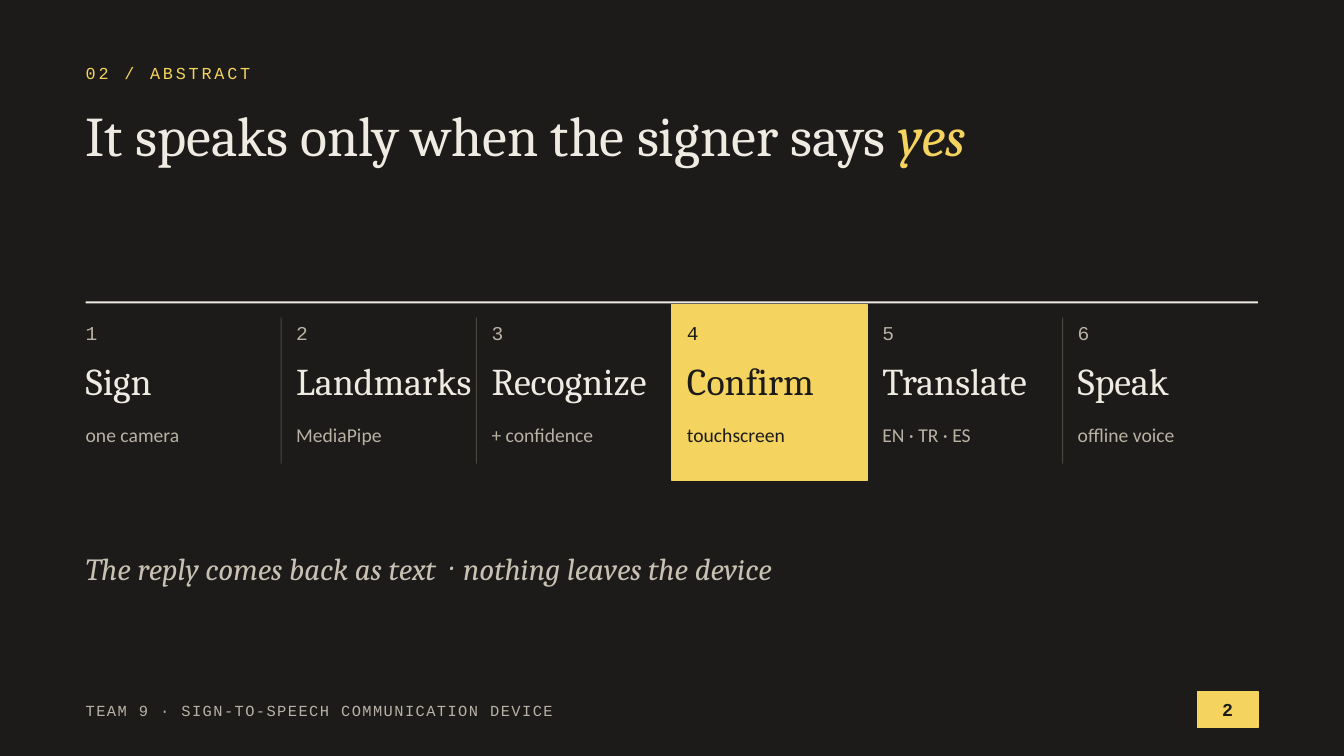
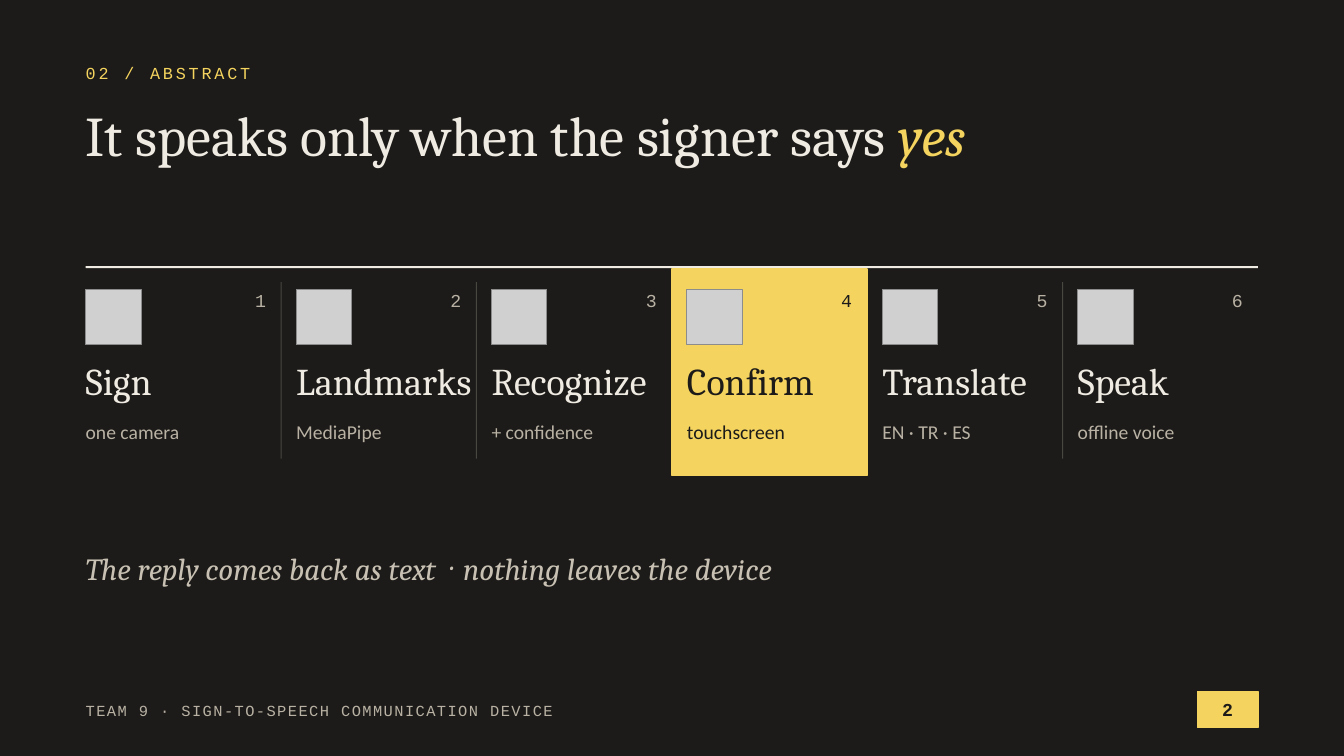
Before and after one commit to anxious956/Multilingual-Sign-to-Speech-Communication-Device, a slide deck: slide 2 of docs/presentation/Team9_Proposal_Presentation.pptx. Drawn at 1344x756 pixels with LibreOffice and Linux fonts; fonts in the diff are those of the drawing; grey boxes stand for pictures. Boxes give left, top, right and bottom in pixels: in the first picture for what was removed or moved away, otherwise in the second. Text is boxed around its words. In the diff, an @@ line names an element or a change of style, - is before the commit and + after.

```diff
--- a/docs/presentation/Team9_Proposal_Presentation.pptx
+++ b/docs/presentation/Team9_Proposal_Presentation.pptx
@@ line moved from (86, 302) - (1258, 302) to (86, 267) - (1258, 267) @@
@@ rectangle: place and size @@
-rectangle at (673, 304, 868, 481)
+rectangle at (673, 269, 868, 476)
@@ picture added at (86, 289, 141, 345) @@
@@ size 14 to 13 pt; alignment left to right in 6 elements at (841, 295, 852, 307), (646, 295, 657, 307), (1037, 295, 1048, 307), (1232, 295, 1243, 307), (450, 295, 461, 307), (255, 295, 266, 307) @@
@@ text "1": place and size @@
-text "1" at (86, 327, 98, 340)
+text "1" at (255, 295, 266, 307)
@@ line moved from (281, 318) - (281, 464) to (281, 282) - (281, 459) @@
@@ picture added at (296, 289, 352, 345) @@
@@ text "2": place and size @@
-text "2" at (296, 327, 308, 340)
+text "2" at (450, 295, 461, 307)
@@ line moved from (477, 318) - (477, 464) to (477, 282) - (477, 459) @@
@@ picture added at (492, 289, 547, 345) @@
@@ text "3": place and size @@
-text "3" at (492, 327, 504, 340)
+text "3" at (646, 295, 657, 307)
@@ picture added at (688, 289, 743, 345) @@
@@ text "4": place and size @@
-text "4" at (687, 327, 699, 340)
+text "4" at (841, 295, 852, 307)
@@ picture added at (882, 289, 938, 345) @@
@@ text "5": place and size @@
-text "5" at (882, 327, 894, 340)
+text "5" at (1037, 295, 1048, 307)
@@ line moved from (1063, 318) - (1063, 464) to (1063, 282) - (1063, 459) @@
@@ picture added at (1078, 289, 1133, 345) @@
@@ text "6": place and size @@
-text "6" at (1078, 327, 1090, 340)
+text "6" at (1232, 295, 1243, 307)
```
Also in this commit, not shown: 5 other slides changed, 2 other files.
